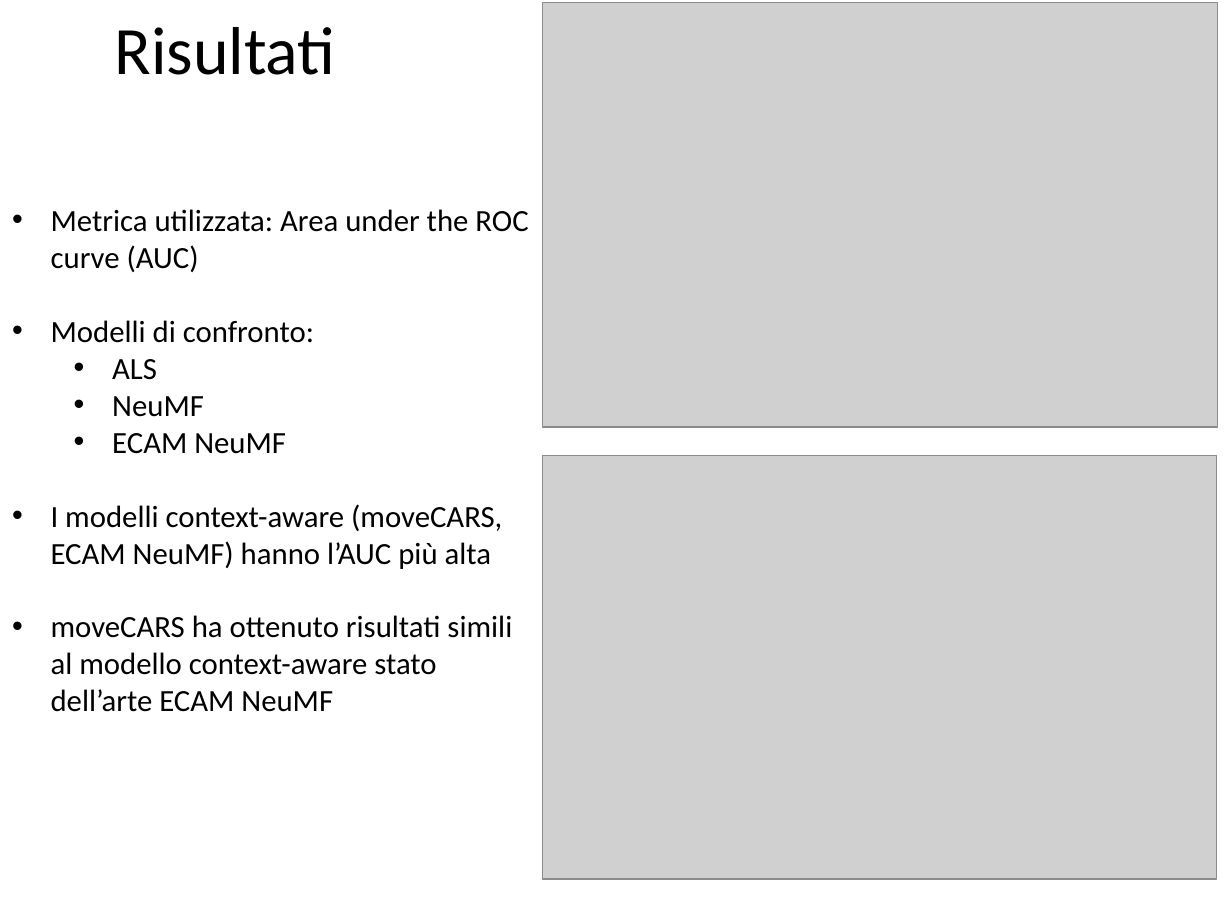
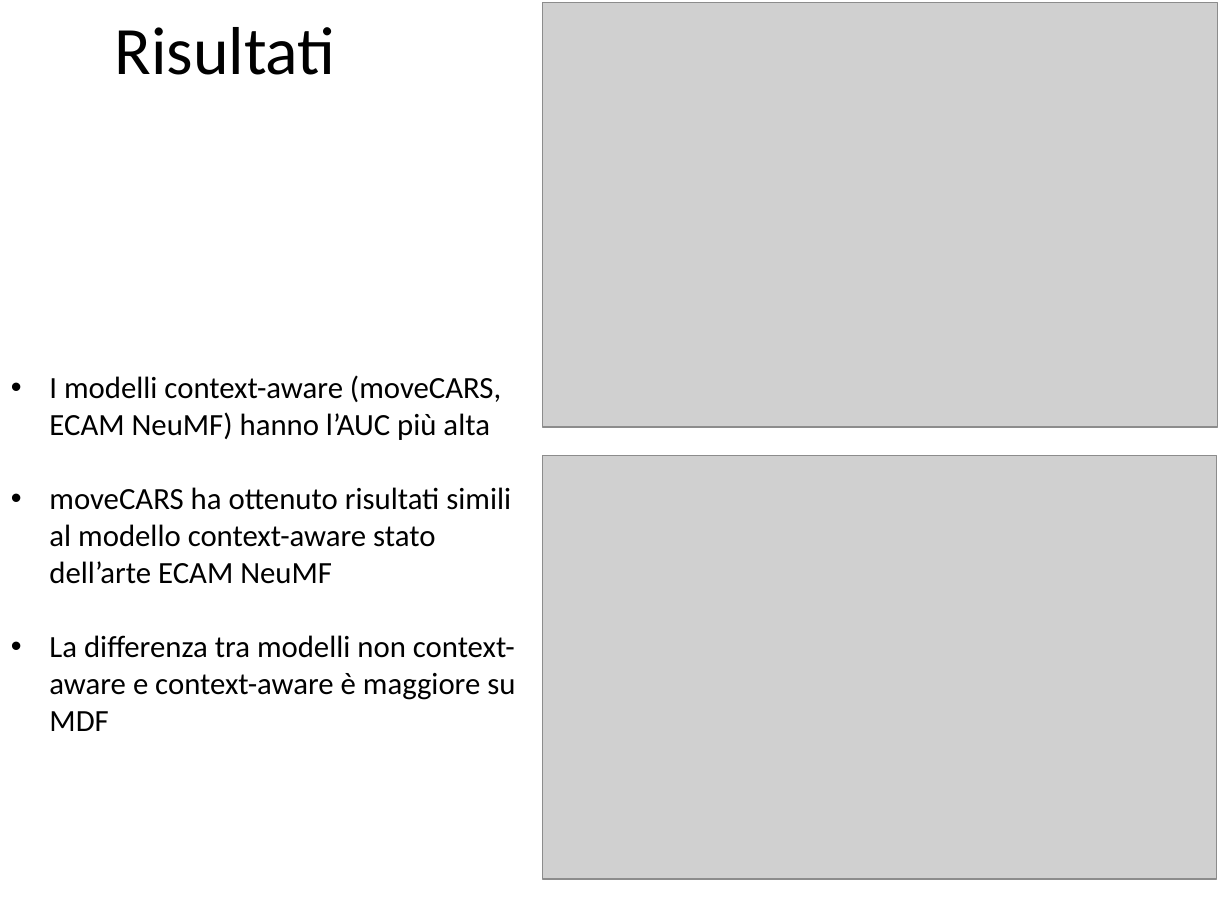
Before and after one commit to CriptHunter/tesi, a slide deck: slide 11 of presentazione/presentazione.pptx (slide 9 before the commit). Drawn at 1232x924 pixels with LibreOffice and Linux fonts; fonts in the diff are those of the drawing; grey boxes stand for pictures. Boxes give left, top, right and bottom in pixels: in the first picture for what was removed or moved away, otherwise in the second. Text is boxed around its words. In the diff, an @@ line names an element or a change of style, - is before the commit and + after.

```diff
--- a/presentazione/presentazione.pptx
+++ b/presentazione/presentazione.pptx
@@ text at [51,209,528,454]: paragraphs removed @@
-• Metrica utilizzata: Area under the ROC curve (AUC)
-• Modelli di confronto:
-  • ALS
-  • NeuMF
-  • ECAM NeuMF
@@ text "I modelli context-aware (moveCARS, ECAM ...": place and size @@
-text "I modelli context-aware (moveCARS, ECAM ..." at [51,209,528,712]
+text "I modelli context-aware (moveCARS, ECAM ..." at [49,375,515,731]
@@ text at [49,635,515,731]: paragraph added @@
+• La differenza tra modelli non context-aware e context-aware è maggiore su MDF
```
Also in this commit, not shown: 4 other slides changed, 2 slides added.
